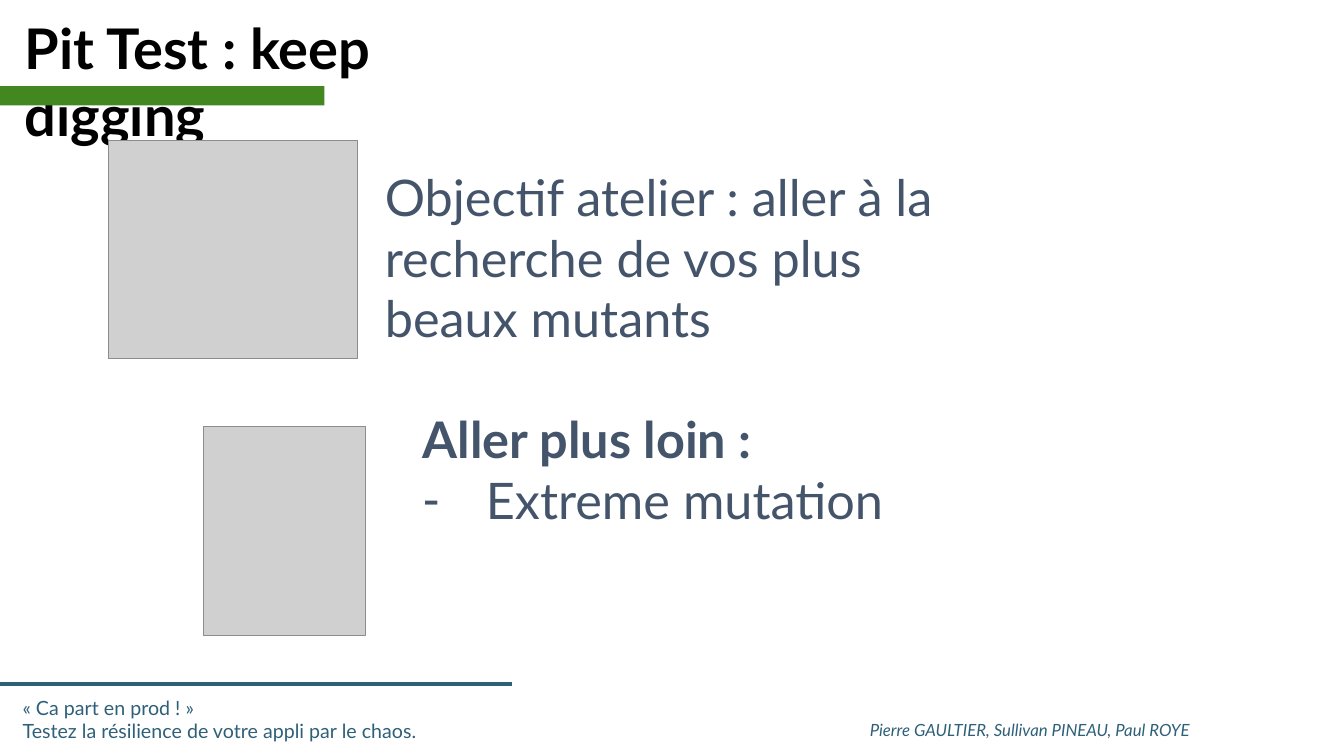
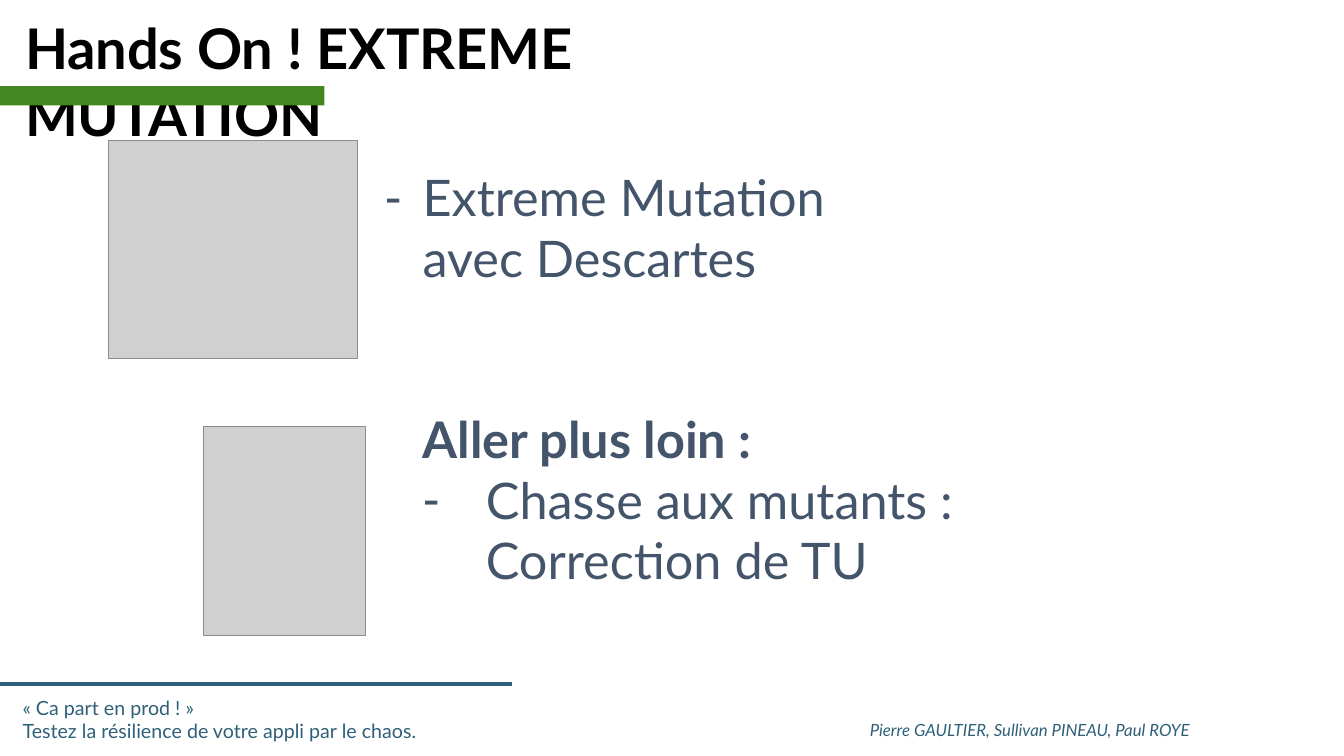
Before and after one commit to SII-Codelab-Chaos/Codelab-Chaos-TP, a slide deck: slide 14 of Hands-On -Chaos - SLIDES.pptx (slide 16 before the commit). Drawn at 1344x756 pixels with LibreOffice and Linux fonts; fonts in the diff are those of the drawing; grey boxes stand for pictures; background and template pictures are left out. Boxes give left, top, right and bottom in pixels: in the first picture for what was removed or moved away, otherwise in the second. Text is boxed around its words. In the diff, an @@ line names an element or a change of style, - is before the commit and + after.

```diff
--- a/Hands-On -Chaos - SLIDES.pptx
+++ b/Hands-On -Chaos - SLIDES.pptx
@@ text at [25,27,573,146]: text changed @@
-Pit Test : keep digging
+Hands On ! EXTREME MUTATION
@@ text at [423,179,825,278]: text changed @@
-Objectif atelier : aller à la recherche de vos plus beaux mutants
+– Extreme Mutation avec Descartes
@@ text at [486,482,927,580]: text changed @@
-– Extreme mutation
+– Chasse aux mutants : Correction de TU
```
Also in this commit, not shown: 5 other slides changed, 2 slides added, 2 slides removed.
